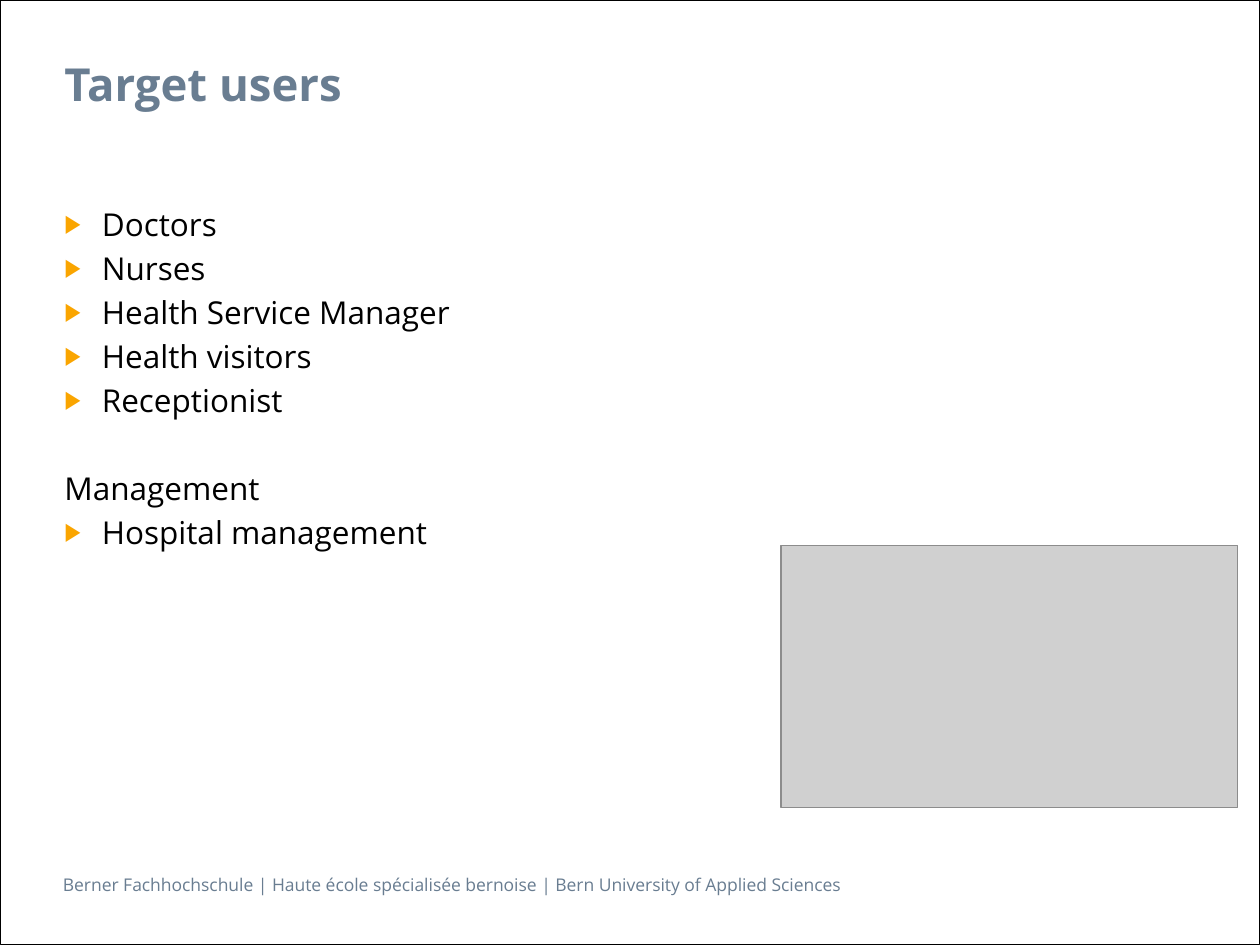
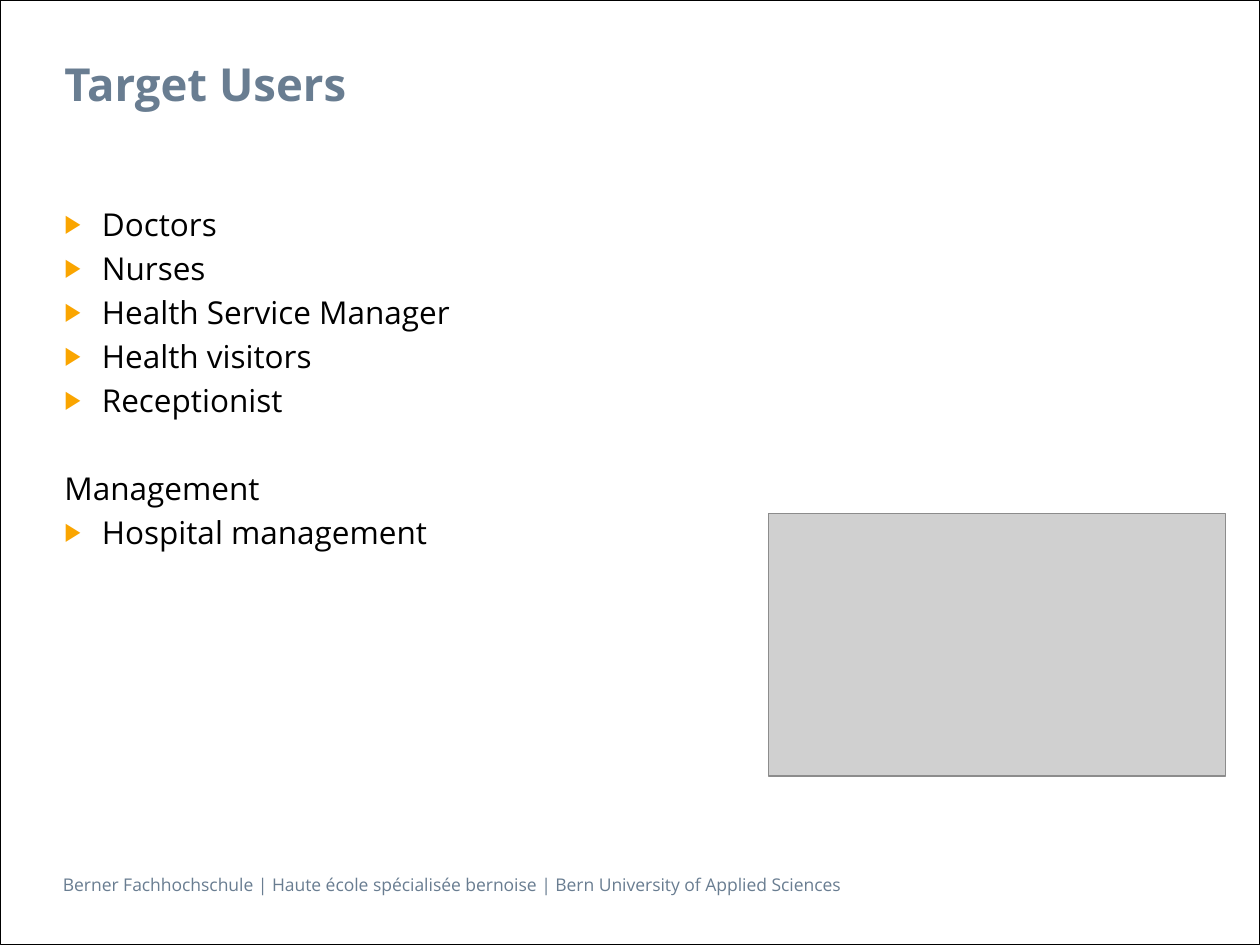
Before and after one commit to zyssm4/ch.bfh.btx8081.w2015.red, a slide deck: slide 3 of doc/Task01/Task01.pptx. Drawn at 1260x945 pixels with LibreOffice and Linux fonts; fonts in the diff are those of the drawing; grey boxes stand for pictures. Boxes give left, top, right and bottom in pixels: in the first picture for what was removed or moved away, otherwise in the second. Text is boxed around its words. In the diff, an @@ line names an element or a change of style, - is before the commit and + after.

```diff
--- a/doc/Task01/Task01.pptx
+++ b/doc/Task01/Task01.pptx
@@ title at bbox=[64, 68, 346, 112]: text changed @@
-Target users
+Target Users
@@ picture: place and size @@
-picture at bbox=[781, 546, 1239, 808]
+picture at bbox=[769, 514, 1226, 776]
```
Also in this commit, not shown: 4 other slides changed.
